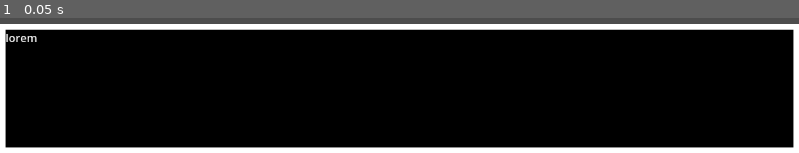
Above: before the commit, frame 1.
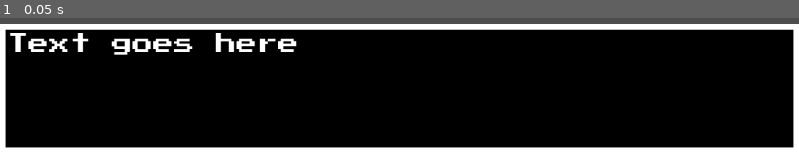
Above: after the commit, the same moment.

Repository: Buggyes/Mini-RPG-Test
Game: Godot game, scene res://hud.tscn
Same seed, same stepped clock (60 frames per second), same inputs: the game is played once before the commit and once after it. The project has no main scene, so this scene is started directly.
Inputs:
- Up to frame 1 (0.05 s): no input

The runs differ from the first frame. In frame 1, 2.2% of the frame differs, in the area x 0-38%, y 11-28%.

Commit message:
Finished modifying the font of the text popup window

Diff:
--- a/hud.tscn
+++ b/hud.tscn
@@ -45,6 +45,10 @@
 border_width_right = 8
 border_width_bottom = 8
 border_color = Color(1, 1, 1, 1)
+
+[sub_resource type="LabelSettings" id="LabelSettings_hwlcv"]
+font = ExtResource("1_fr4iy")
+font_size = 30
 
 [node name="HUD" type="Control"]
 layout_mode = 3
@@ -165,10 +169,11 @@
 anchors_preset = 15
 anchor_right = 1.0
 anchor_bottom = 1.0
-offset_left = 8.0
-offset_top = 8.0
-offset_right = -8.0
-offset_bottom = -8.0
+offset_left = 11.0
+offset_top = 14.0
+offset_right = -11.0
+offset_bottom = -16.0
 grow_horizontal = 2
 grow_vertical = 2
-text = "lorem"
+text = "Text goes here"
+label_settings = SubResource("LabelSettings_hwlcv")
Not shown: 1 places in hud.tscn that only renumber resources
